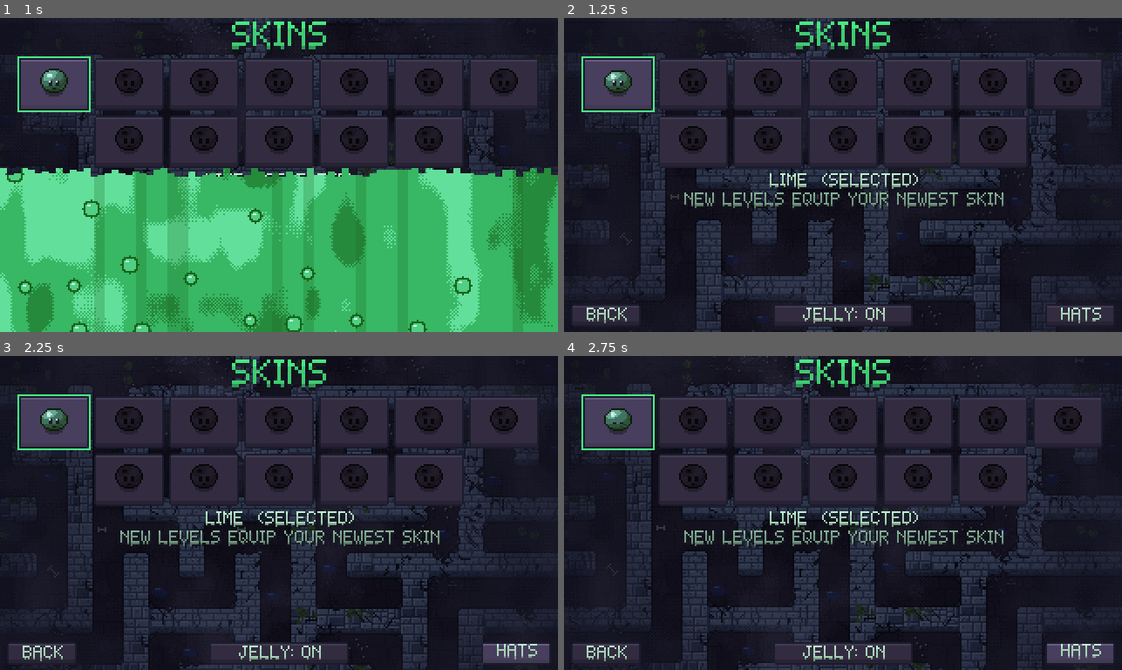
Above: before the commit, frames 1-4 (two rows, left to right).
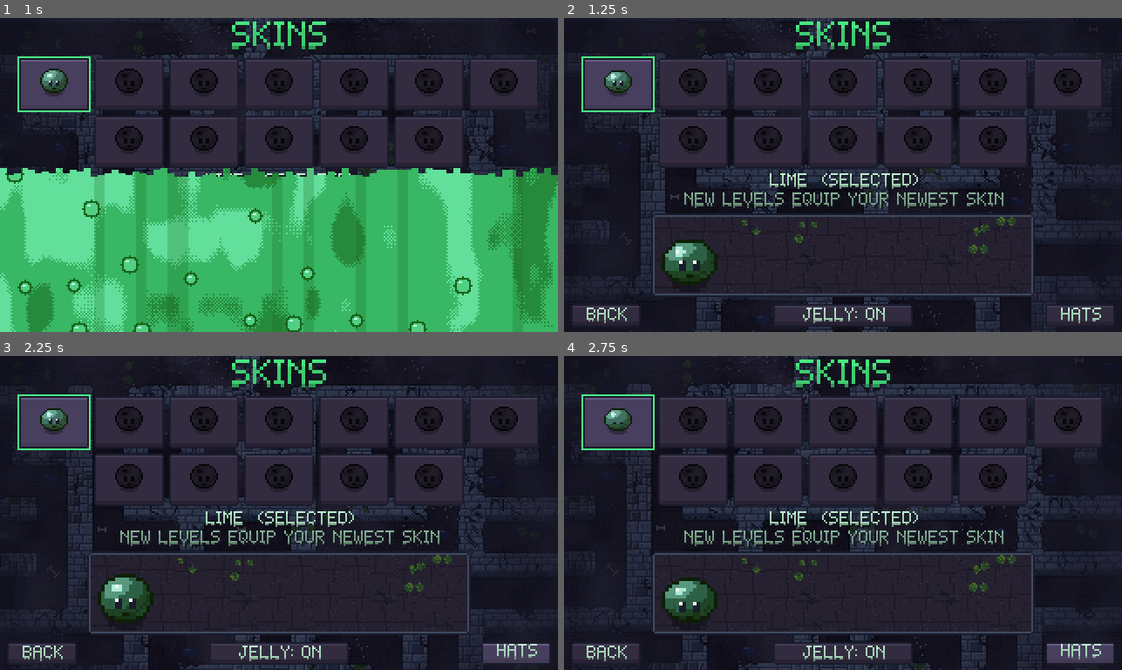
Above: after the commit, the same moments.

Repository: AveryBlue-GD/slime-time
Game: Godot game, scene res://scenes/title.tscn
Same seed, same stepped clock (60 frames per second), same inputs: the game is played once before the commit and once after it.
Inputs:
- Up to frame 1 (1 s): click "SKINS" at 0.5 s
- Up to frame 2 (1.25 s): no input
- Up to frame 3 (2.25 s): click "HATS" at 1.25 s; click "SKINS" at 2 s
- Up to frame 4 (2.75 s): no input

Frame 1 is identical in both runs. In frame 2, 6.1% of the frame differs, in the area x 15-85%, y 62-89%; in frame 3, 6.1%; in frame 4, 6.1%.

Commit message:
Skins screen preview stage: the clicked skin glides, leaps, celebrates and splats on a dungeon floor
Co-Authored-By: Claude Opus 5.5 <noreply@anthropic.com>

Diff:
--- /dev/null
+++ b/scripts/ui/skin_showcase.gd
@@ -0,0 +1,111 @@
+class_name SkinShowcase
+extends Panel
+
+## The skins screen's preview stage: a double-size slime in the clicked skin acting out a loop —
+## it idles, glides, charges a leap, lands and celebrates, then leaps back into the left edge and
+## splats. Locked skins play it as a silhouette.
+
+const STAGE_SIZE := Vector2(220, 48)
+## Where the slime's center sits when it's on the floor (stage coordinates).
+const FLOOR_Y := 27.0
+## The routine: [animation, seconds, from x, to x, arc height]. Animations with an fps of 0 in the
+## sheet (charge, launch, air, splat) are stepped through over their segment.
+const ROUTINE := [
+	["idle", 0.8, 22.0, 22.0, 0.0],
+	["glide_e", 1.0, 22.0, 80.0, 0.0],
+	["charge_e", 0.6, 80.0, 80.0, 0.0],
+	["launch_e", 0.1, 80.0, 84.0, 2.0],
+	["air_e", 0.6, 84.0, 160.0, 14.0],
+	["land_e", 0.25, 160.0, 160.0, 0.0],
+	["celebrate", 1.2, 160.0, 160.0, 0.0],
+	["charge_w", 0.5, 160.0, 160.0, 0.0],
+	["launch_w", 0.1, 160.0, 156.0, 1.0],
+	["air_w", 0.45, 156.0, 22.0, 6.0],
+	["splat_w", 0.45, 22.0, 22.0, 0.0],
+	["recover", 0.25, 22.0, 22.0, 0.0],
+]
+
+var slime: AnimatedSprite2D
+var _time := 0.0
+var _length := 0.0
+
+
+func _ready() -> void:
+	size = STAGE_SIZE
+	clip_contents = true
+	mouse_filter = Control.MOUSE_FILTER_IGNORE
+	_lay_floor()
+	for step: Array in ROUTINE:
+		_length += step[1]
+
+
+## Dungeon floor tiles inside the frame (so the jelly has ground to show through), mostly plain
+## stone with the odd variant, the same every time.
+func _lay_floor() -> void:
+	var atlas: Texture2D = load("res://assets/sprites/floors.png")
+	var rng := RandomNumberGenerator.new()
+	rng.seed = 7
+	var inner := Rect2(Vector2(2, 2), STAGE_SIZE - Vector2(4, 4))
+	var floor_root := Control.new()
+	floor_root.position = inner.position
+	floor_root.size = inner.size
+	floor_root.clip_contents = true
+	floor_root.modulate = Color(0.75, 0.75, 0.75)
+	floor_root.mouse_filter = Control.MOUSE_FILTER_IGNORE
+	add_child(floor_root)
+	for y in ceili(inner.size.y / 16.0):
+		for x in ceili(inner.size.x / 16.0):
+			var tile := TextureRect.new()
+			var region := AtlasTexture.new()
+			region.atlas = atlas
+			var type := 0 if rng.randf() < 0.8 else rng.randi_range(1, 2)
+			region.region = Rect2(type * 16, rng.randi_range(0, 3) * 16, 16, 16)
+			tile.texture = region
+			tile.position = Vector2(x * 16, y * 16)
+			tile.mouse_filter = Control.MOUSE_FILTER_IGNORE
+			floor_root.add_child(tile)
+
+
+## Shows skin `color` (`rainbow`, `jelly` = see-through, `glow` 0-1, `locked` = silhouette) and
+## starts the routine from the top.
+func show_skin(color: Color, rainbow: bool, jelly: bool, glow := 0.0, locked := false) -> void:
+	if slime:
+		slime.queue_free()
+	slime = UIKit.make_slime_preview(color, 2, rainbow, jelly)
+	add_child(slime)
+	if locked:
+		slime.modulate = Color(0, 0, 0, 0.85)
+	else:
+		slime.modulate = Color(1, 1, 1).lerp(Color(1.6, 1.6, 1.6), glow * 0.5)
+	_time = 0.0
+	_pose()
+
+
+func _process(delta: float) -> void:
+	if slime and is_visible_in_tree():
+		_time = fmod(_time + delta, _length)
+		_pose()
+
+
+func _pose() -> void:
+	var t := _time
+	for step: Array in ROUTINE:
+		if t < step[1] or step == ROUTINE[-1]:
+			var progress := clampf(t / step[1], 0.0, 1.0)
+			_show(step[0], progress)
+			var x: float = lerpf(step[2], step[3], progress)
+			var lift: float = step[4] * sin(progress * PI)
+			slime.position = Vector2(roundf(x), roundf(FLOOR_Y - lift))
+			return
+		t -= step[1]
+
+
+func _show(anim: String, progress: float) -> void:
+	var frames := slime.sprite_frames
+	if frames.get_animation_speed(anim) <= 1.0 and not frames.get_animation_loop(anim):
+		# Stepped animations: pick the frame from how far through the segment we are.
+		slime.animation = anim
+		slime.pause()
+		slime.frame = mini(int(progress * frames.get_frame_count(anim)), frames.get_frame_count(anim) - 1)
+	elif slime.animation != anim or not slime.is_playing() and frames.get_animation_loop(anim):
+		slime.play(anim)
--- a/scripts/ui/skins_screen.gd
+++ b/scripts/ui/skins_screen.gd
@@ -7,7 +7,8 @@
 ## hats page: a tile per hat (plus no hat), each shown on a slime in your skin.
 ##
 ## Layout (320x180, mirrored left/right): title, a 7-wide grid, the status line, a hint, the
-## custom color panel, and a bottom row of BACK | JELLY | HATS.
+## custom color panel or the preview stage (the clicked skin acting out a little routine, see
+## SkinShowcase), and a bottom row of BACK | JELLY | HATS.
 
 const TILE_SIZE := Vector2(40, 30)
 const GRID_COLUMNS := 7
@@ -30,6 +31,8 @@
 var wheel: ColorWheel
 var glow_slider: HSlider
 var big_preview: AnimatedSprite2D
+## The animated preview of the clicked skin (where the custom panel goes when that's not shown).
+var showcase: SkinShowcase
 var skin_text: SkinText
 ## "skins" or "hats".
 var page := "skins"
@@ -62,6 +65,9 @@
 	status = _centered_label("", UIKit.TEXT, STATUS_TOP)
 	_rule = _centered_label(SKINS_RULE, UIKit.TEXT_DIM, RULE_TOP)
 	_build_custom_panel()
+	showcase = SkinShowcase.new()
+	add_child(showcase)
+	showcase.position = Vector2(roundf((320 - SkinShowcase.STAGE_SIZE.x) / 2.0), CUSTOM_TOP)
 
 	# Bottom row: BACK and HATS the same width at the same distance from each edge, the jelly
 	# switch centered between them.
@@ -138,10 +144,12 @@
 	if hats:
 		_rule.text = HATS_RULE if Hats.available else HATS_SOON_RULE
 		custom_panel.visible = false
+		showcase.visible = false
 		_refresh_hats()
 		hat_tiles[Progress.selected_hat].grab_focus()
 	else:
 		_refresh()
+		_preview(Progress.selected_skin)
 		tiles[Progress.selected_skin].grab_focus()
 
 
@@ -151,6 +159,7 @@
 	_fill_skin_grid()
 	_refresh()
 	jelly_button.grab_focus()
+	_preview(Progress.selected_skin)
 
 
 func _make_tile(id: String) -> Button:
@@ -230,6 +239,14 @@
 		skin_text.recolor()
 		(big_preview.material as ShaderMaterial).set_shader_parameter("translucency", 1.0 if Progress.jelly else 0.0)
 	_refresh(id)
+	_preview(id)
+
+
+## Plays skin `id` (in the version on view) on the preview stage.
+func _preview(id: String) -> void:
+	var color: Color = Skins.RAINBOW_BASE if id == Skins.RAINBOW else (Progress.custom_color if id == Skins.CUSTOM else Skins.get_preset(id).color)
+	var glow: float = Progress.glow if id == Skins.CUSTOM else 0.0
+	showcase.show_skin(color, id == Skins.RAINBOW, view_jelly, glow, not Progress.is_skin_unlocked(id, view_jelly))
 
 
 func _on_hat_tile(id: String) -> void:
@@ -267,7 +284,9 @@
 	jelly_button.text = "JELLY: ON" if view_jelly else "JELLY: OFF"
 	_rule.text = SKINS_RULE if view_jelly else SOLID_RULE
 	var custom_ready: bool = worn_here and Progress.selected_skin == Skins.CUSTOM and Progress.is_skin_unlocked(Skins.CUSTOM)
-	custom_panel.visible = custom_ready and page == "skins"
+	# The color wheel while the custom skin is worn, unless another skin was just clicked to preview.
+	custom_panel.visible = custom_ready and page == "skins" and (focus_id == "" or focus_id == Skins.CUSTOM)
+	showcase.visible = page == "skins" and not custom_panel.visible
 	if custom_ready:
 		wheel.value = 1.0
 
--- a/tests/test_phase5.gd
+++ b/tests/test_phase5.gd
@@ -159,6 +159,15 @@
 	_check(screen.tiles.size() == 12 and not screen.custom_panel.visible, "skins screen: 12 tiles, color wheel hidden until unlocked")
 	screen._refresh(Skins.RAINBOW)
 	_check("ALL 10 LEVELS" in screen.status.text, "the rainbow skin says to beat all 10 levels (%s)" % screen.status.text)
+	screen._on_tile("mint")
+	var actor: AnimatedSprite2D = screen.showcase.slime
+	var actor_start := actor.position
+	for i in 90:
+		await process_frame
+	_check(screen.showcase.visible and actor.position != actor_start and actor.animation != "idle",
+		"clicking a skin plays it on the preview stage (now %s at %s)" % [actor.animation, actor.position])
+	screen._on_tile(Skins.RAINBOW)
+	_check(screen.showcase.slime != actor and screen.showcase.slime.modulate.r == 0.0, "...a locked one as a silhouette")
 	screen.free()
 	progress.levels_cleared = 10
 	progress.selected_skin = Skins.CUSTOM
Not shown, added: scripts/ui/skin_showcase.gd.uid
Not shown, changed: CLAUDE.md
